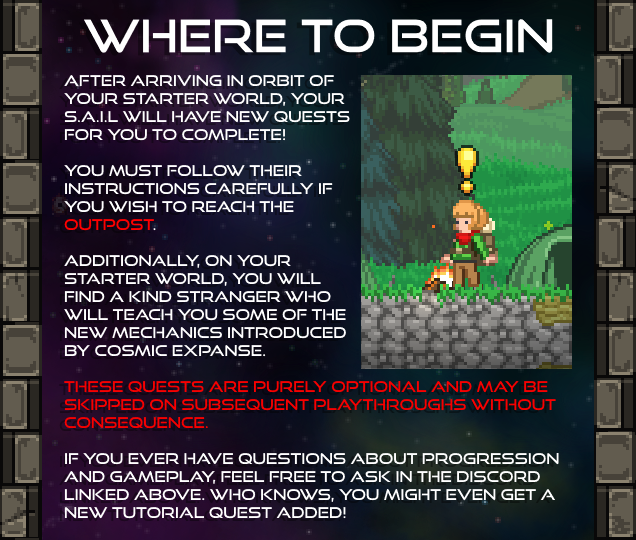
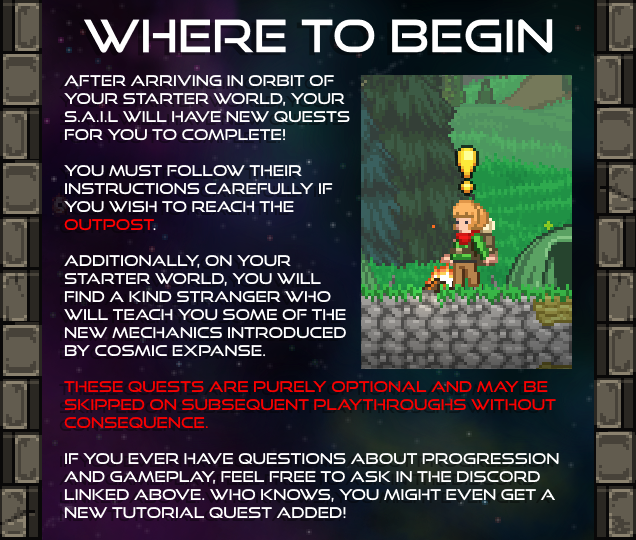
Layers edited between the first and the second 636×540 image:
painted on "Background" over [15,538,39,540]
